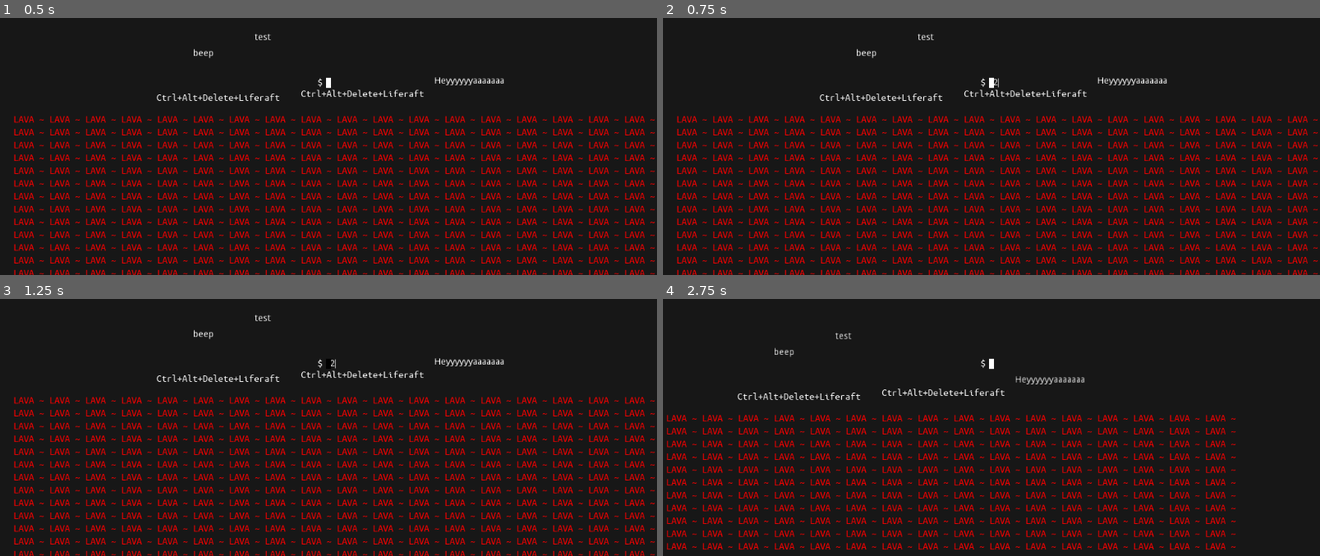
Above: before the commit, frames 1-4 (two rows, left to right).
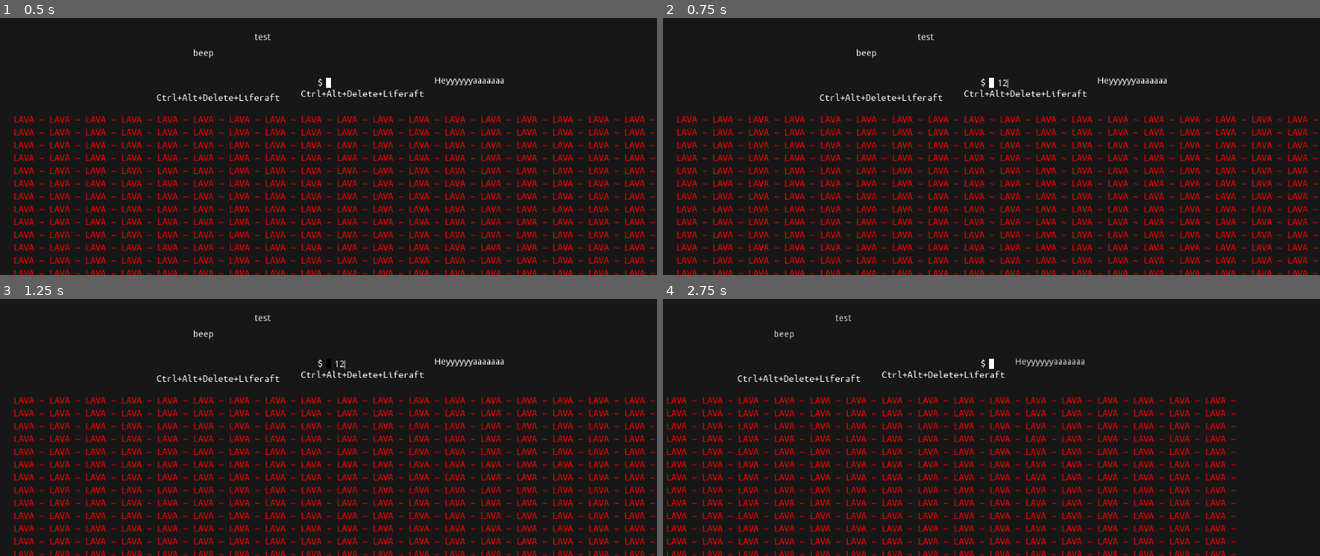
Above: after the commit, the same moments.

Repository: jaydubbyasee/ld45terminal
Game: Godot game, scene res://scenes/levels/TestLevel.tscn
Two runs of this game, one before a commit and one after it. Both use one fixed random seed, a clock stepped at 60 frames per second and the inputs below. This scene is started directly instead of the project's main scene.
Inputs (mouse positions are in pixels of both pictures, inside the frame that each line leads up to):
- Up to frame 1 (0.5 s): no input
- Up to frame 2 (0.75 s): click (1083, 82) at 0.52 s; type "12" at 0.6 s
- Up to frame 3 (1.25 s): no input
- Up to frame 4 (2.75 s): tap Enter (ui_accept) at 1.25 s; hold Space (jump, bound only before the commit) 1.28-2.03 s; hold Right (ui_right) from 1.28 s (still down); tap I (insert_mode) at 2.1 s; tap Space (jump, bound only before the commit) at 2.27, 2.3, 2.57 s

Frame 1 is identical in both runs. In frame 2, less than 0.1% of the frame differs, in the area x 50-53%, y 23-28%; in frame 3, less than 0.1%; in frame 4, 20%, in the area x 0-88%, y 6-100%.

Commit message:
Use vim controls, and tweak horizontal movement

Diff:
--- a/CursorBoy.gd
+++ b/CursorBoy.gd
@@ -39,14 +39,19 @@
 		else:
 			_velocity.y += GRAVITY
 
-		if ! Input.is_action_pressed("ui_left") && ! Input.is_action_pressed("ui_right"):
+		# Requirements:
+		# If left is pressed, move left
+		# If right is pressed, move right
+		# If both are pressed, move the most recent pressed
+#
+		if Input.is_action_pressed("ui_left") && ! Input.is_action_pressed("ui_right"):
+			_velocity.x = -MOVEMENT_SPEED
+		elif Input.is_action_pressed("ui_right") && ! Input.is_action_pressed("ui_left"):
+			_velocity.x = MOVEMENT_SPEED
+		else:
 			_velocity.x = 0
 
-		if Input.is_action_just_pressed("ui_left"):
-			_velocity.x = -MOVEMENT_SPEED
-		if Input.is_action_just_pressed("ui_right"):
-			_velocity.x = MOVEMENT_SPEED
-		if Input.is_action_just_pressed("jump") && ! _is_jumping:
+		if Input.is_action_just_pressed("ui_up") && ! _is_jumping:
 			_is_jumping = true
 			_velocity.y = -JUMP_VELOCITY
 			# Start jump timer. While this timer is in progress, we can enable hangtime by holding jump
--- a/CursorBoy.tscn
+++ b/CursorBoy.tscn
@@ -27,10 +27,10 @@
 script = ExtResource( 1 )
 
 [node name="LineEdit" type="LineEdit" parent="."]
-margin_left = -6.34758
-margin_top = -11.5922
-margin_right = 296.652
-margin_bottom = 12.4078
+margin_left = 8.70479
+margin_top = -11.1741
+margin_right = 311.704
+margin_bottom = 12.8259
 custom_styles/focus = SubResource( 1 )
 custom_styles/normal = SubResource( 2 )
 
--- a/project.godot
+++ b/project.godot
@@ -26,9 +26,32 @@
 
 [input]
 
-jump={
+ui_left={
 "deadzone": 0.5,
-"events": [ Object(InputEventKey,"resource_local_to_scene":false,"resource_name":"","device":0,"alt":false,"shift":false,"control":false,"meta":false,"command":false,"pressed":false,"scancode":32,"unicode":0,"echo":false,"script":null)
+"events": [ Object(InputEventKey,"resource_local_to_scene":false,"resource_name":"","device":0,"alt":false,"shift":false,"control":false,"meta":false,"command":false,"pressed":false,"scancode":16777231,"unicode":0,"echo":false,"script":null)
+, Object(InputEventJoypadButton,"resource_local_to_scene":false,"resource_name":"","device":0,"button_index":14,"pressure":0.0,"pressed":false,"script":null)
+, Object(InputEventKey,"resource_local_to_scene":false,"resource_name":"","device":0,"alt":false,"shift":false,"control":false,"meta":false,"command":false,"pressed":false,"scancode":72,"unicode":0,"echo":false,"script":null)
+ ]
+}
+ui_right={
+"deadzone": 0.5,
+"events": [ Object(InputEventKey,"resource_local_to_scene":false,"resource_name":"","device":0,"alt":false,"shift":false,"control":false,"meta":false,"command":false,"pressed":false,"scancode":16777233,"unicode":0,"echo":false,"script":null)
+, Object(InputEventJoypadButton,"resource_local_to_scene":false,"resource_name":"","device":0,"button_index":15,"pressure":0.0,"pressed":false,"script":null)
+, Object(InputEventKey,"resource_local_to_scene":false,"resource_name":"","device":0,"alt":false,"shift":false,"control":false,"meta":false,"command":false,"pressed":false,"scancode":76,"unicode":0,"echo":false,"script":null)
+ ]
+}
+ui_up={
+"deadzone": 0.5,
+"events": [ Object(InputEventKey,"resource_local_to_scene":false,"resource_name":"","device":0,"alt":false,"shift":false,"control":false,"meta":false,"command":false,"pressed":false,"scancode":16777232,"unicode":0,"echo":false,"script":null)
+, Object(InputEventJoypadButton,"resource_local_to_scene":false,"resource_name":"","device":0,"button_index":12,"pressure":0.0,"pressed":false,"script":null)
+, Object(InputEventKey,"resource_local_to_scene":false,"resource_name":"","device":0,"alt":false,"shift":false,"control":false,"meta":false,"command":false,"pressed":false,"scancode":74,"unicode":0,"echo":false,"script":null)
+ ]
+}
+ui_down={
+"deadzone": 0.5,
+"events": [ Object(InputEventKey,"resource_local_to_scene":false,"resource_name":"","device":0,"alt":false,"shift":false,"control":false,"meta":false,"command":false,"pressed":false,"scancode":16777234,"unicode":0,"echo":false,"script":null)
+, Object(InputEventJoypadButton,"resource_local_to_scene":false,"resource_name":"","device":0,"button_index":13,"pressure":0.0,"pressed":false,"script":null)
+, Object(InputEventKey,"resource_local_to_scene":false,"resource_name":"","device":0,"alt":false,"shift":false,"control":false,"meta":false,"command":false,"pressed":false,"scancode":75,"unicode":0,"echo":false,"script":null)
  ]
 }
 insert_mode={
